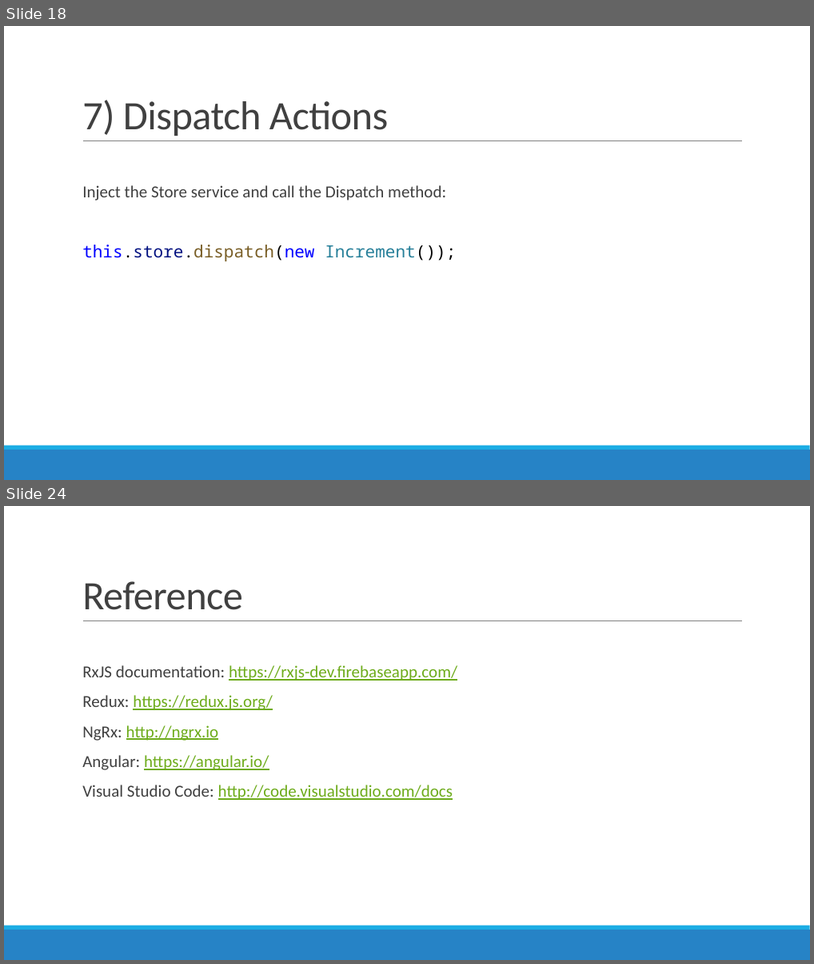
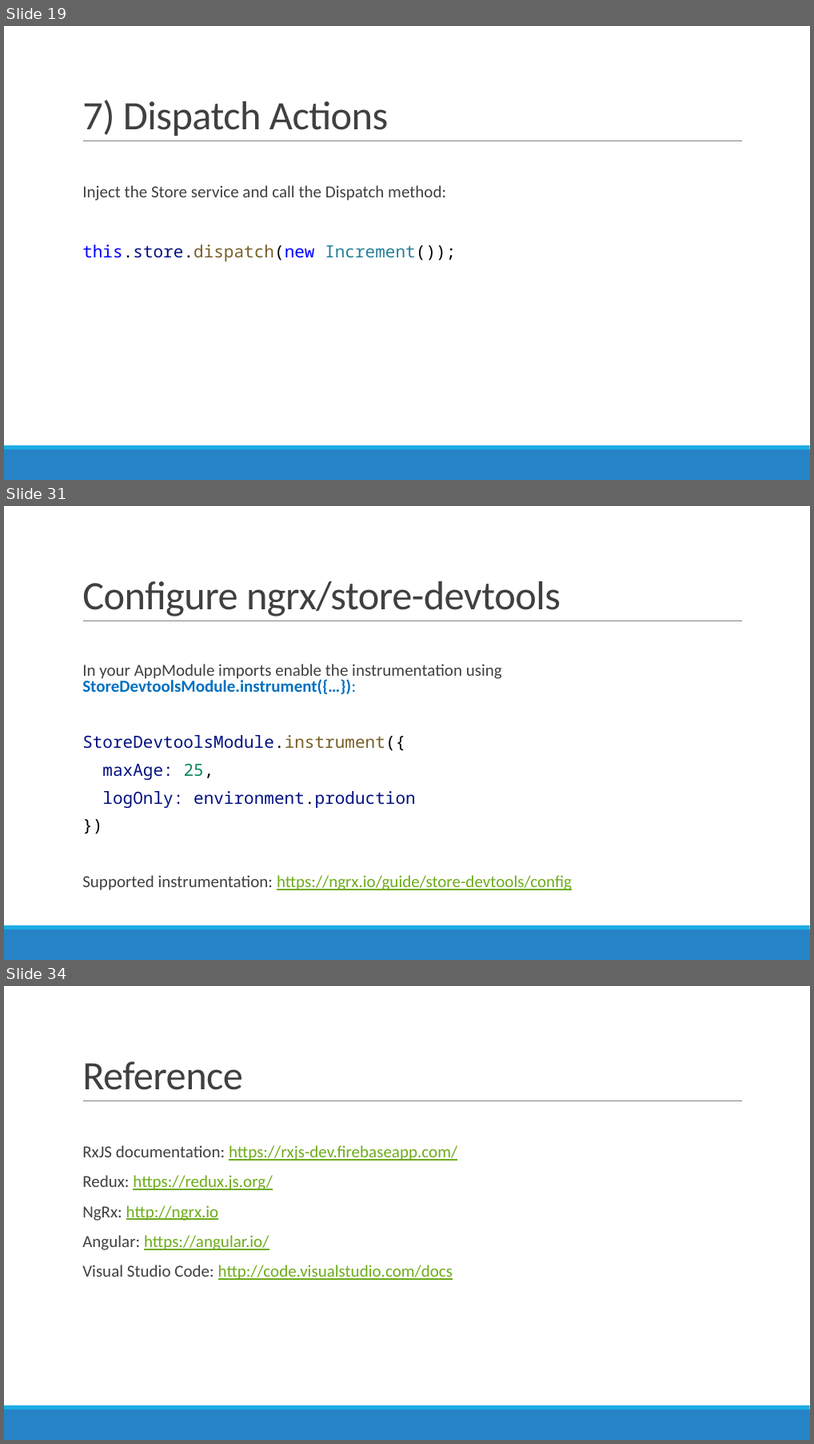
Before and after one commit to AGiorgetti/ngrx101, a slide deck: ReactiveProgramming_ngrx.pptx. Shown one above the other, each under a label of ours: slides 18 and 24 before the commit, slides 19, 31 and 34 after it; the slides between them are not shown. The pictures are 814x964 and 814x1444 pixels, drawn with LibreOffice and Linux fonts; fonts in the diff are those of the drawing. Boxes give left, top, right and bottom in pixels: in the first picture for what was removed or moved away, otherwise in the second. Text is boxed around its words. In the diff, an @@ line names an element or a change of style, - is before the commit and + after.

```diff
--- a/ReactiveProgramming_ngrx.pptx
+++ b/ReactiveProgramming_ngrx.pptx
@@ slide 31 added at (x1=4, y1=506, x2=810, y2=960), background #FFFFFF; not listed: 3 template elements that a slide beside it also shows @@
@@ title added at (x1=82, y1=581, x2=561, y2=616), 48 pt, text #404040 @@
+Configure ngrx/store-devtools
@@ text added at (x1=82, y1=664, x2=572, y2=890), 20 pt, text #404040 @@
+  In your AppModule imports enable the instrumentation using StoreDevtoolsModule.instrument({…}):
+  StoreDevtoolsModule.instrument({
+  maxAge: 25,
+  logOnly: environment.production
+  })
+  Supported instrumentation: https://ngrx.io/guide/store-devtools/config
@@ what was slide 18 is now slide 19 @@
@@ what was slide 24 is now slide 34 @@
```
Also in this commit, not shown: 2 slides changed, 11 other slides added, 2 slides removed, 2 other files.
